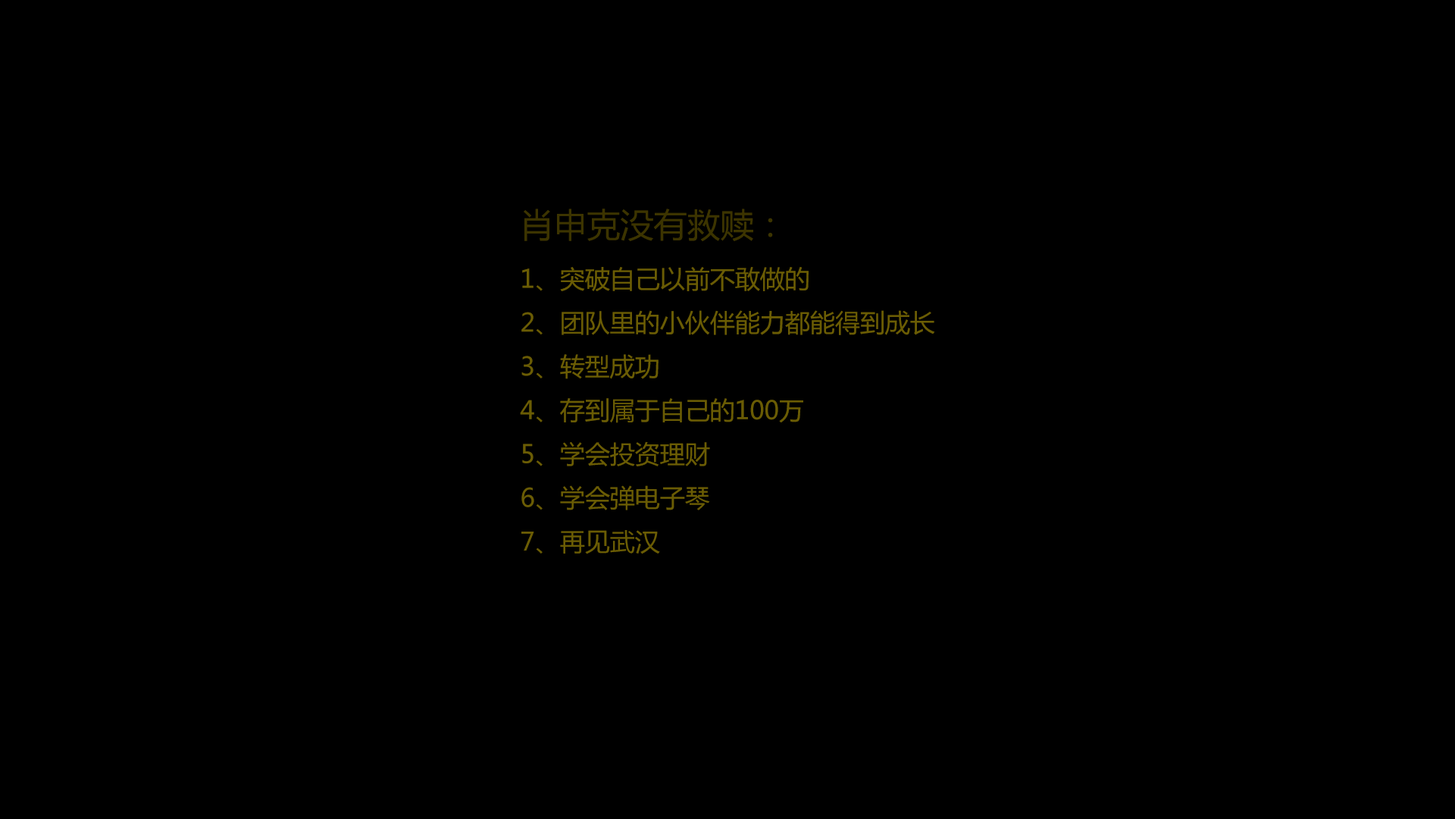
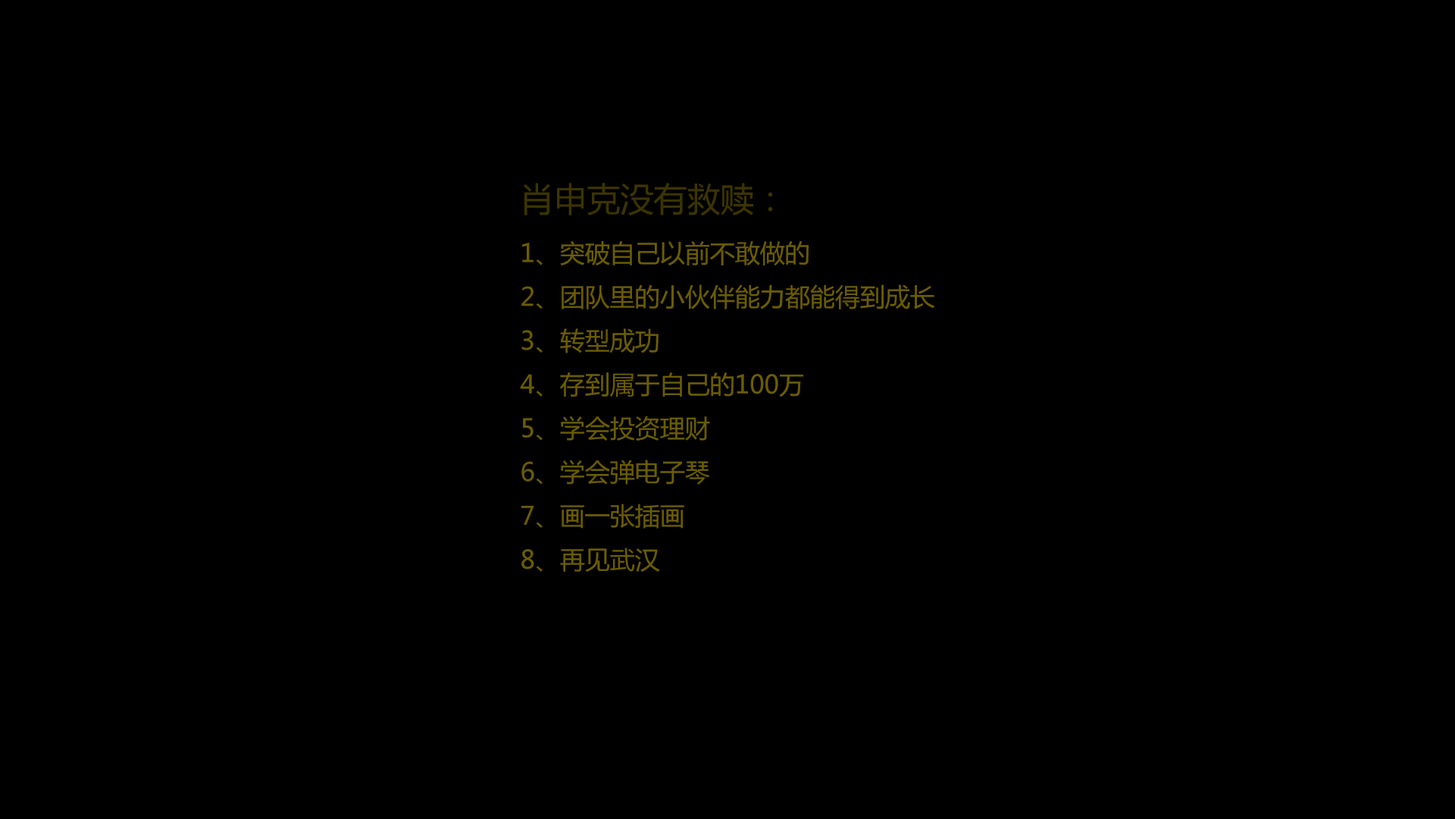
Comparing the layer stacks of the two 1455×819 images. Changes:
painted on "肖申克没有救赎： 1、突破自己以前不敢做的 2、团队里的小伙伴能力都能得到成长 3、转型成功 4、存到属于自己的100万 5、" over [519, 182, 936, 572]
